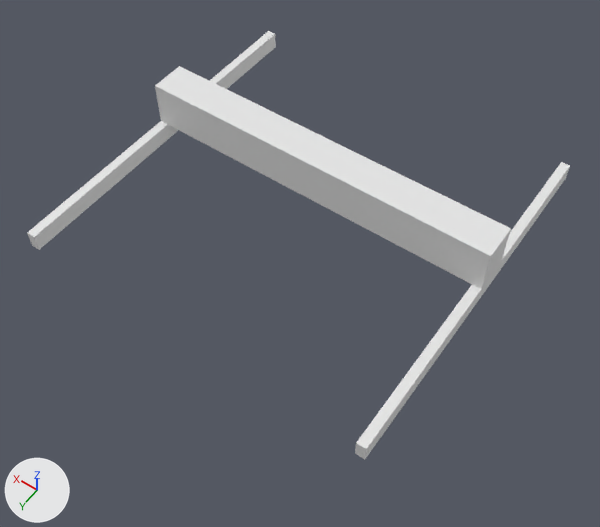
The OBJ model Data/bmc/tiles_structure/t_207.obj: old version first, new version second.
The view is the same before and after, from a 50 mm lens placed at (-0.827, 1.192, 1.633), pointed at (0.052, -0.039, -0.302). Arrows for +X, +Y and +Z are at lower left; the lights stay in place. Where no turn or scale is listed for an object, it has been applied to the vertices.

In view in the first picture: 't_207'.
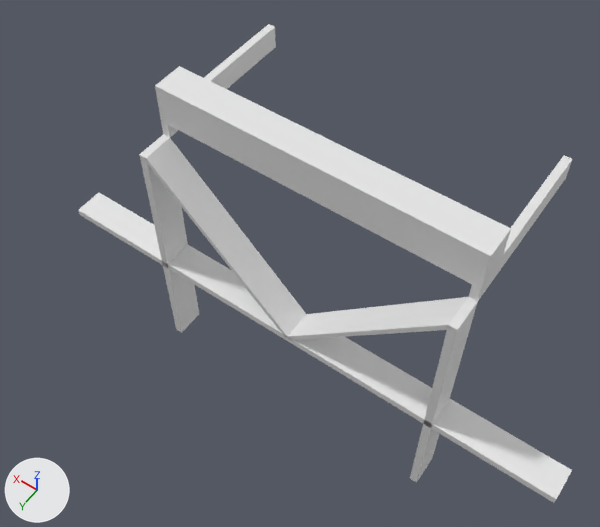
Where the change shows, as pixel boxes [x1, y1, x2, y2] in the pictures (600 x 527 px):
't_207', reshaped (9% narrower, 12% taller): before [27, 31, 570, 460]; after [78, 24, 572, 503]

The change, as a list of edits to the scene's bpy script:
```text
Change me_t_207:
    used by ob_t_207; location = (0.0, 0.0, 0.0)
    remove me_t_207.from_pydata(...)  # 28 vertices, 46 faces; spans x -0.5..0.5, y -0.5..0.5, z 0.0..0.175
    add me_t_207.from_pydata(...)  # 208 vertices, 420 faces; spans x -0.875..0.875, y -0.5..0.1, z -0.875..0.175
    me_t_207 part 1
    14 vertices are removed from x -0.5..0.5, y -0.5..0.5, z 0.0..0.05
    44 faces are deleted
    2 vertices move from x -0.475..0.475, y -0.5, z 0.05 to x -0.5..0.5, y -0.5, z 0.075
    145 vertices are added at x -0.875..0.875, y -0.5..0.1, z -0.5..0.075
    6 new vertices lie (0.0, 0.5, 0.0) away from vertices in x -0.5..0.5, y -0.5, z 0.0..0.05
    8 new vertices lie (0.0, 0.0, -0.875) away from vertices in x -0.5..0.5, y 0.0..0.1, z 0.0
    6 new vertices lie (-0.059, 0.0, -0.059) away from vertices in x 0.128..0.425, y 0.0..0.1, z -0.366..-0.06
    6 new vertices lie (0.059, 0.0, -0.059) away from vertices in x -0.425..-0.128, y 0.0..0.1, z -0.366..-0.06
    5 new vertices lie (0.119, 0.0, -0.119) away from vertices in x -0.366..-0.358, y 0.0..0.1, z -0.128..-0.12
    5 new vertices lie (0.03, 0.0, -0.03) away from vertices in x -0.07..-0.06, y 0.0..0.1, z -0.426..-0.416
    6 new vertices lie (0.03, 0.0, 0.029) away from vertices in x 0.0..0.456, y 0.0..0.1, z -0.475..-0.04
    7 new vertices lie (0.0, 0.1, 0.0) away from vertices in x -0.875..0.875, y 0.0, z -0.5..-0.011
    418 new faces join them
```
